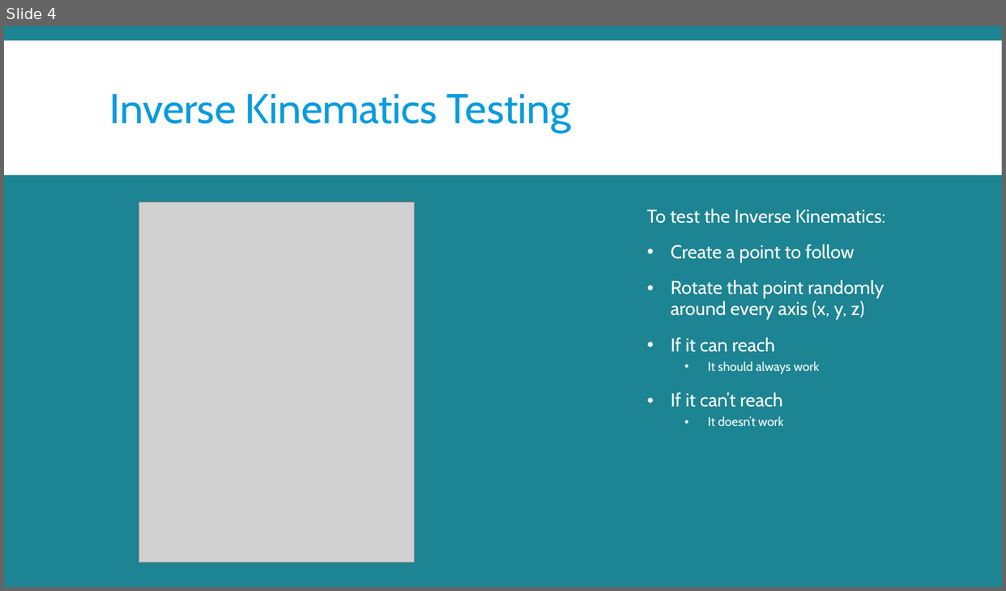
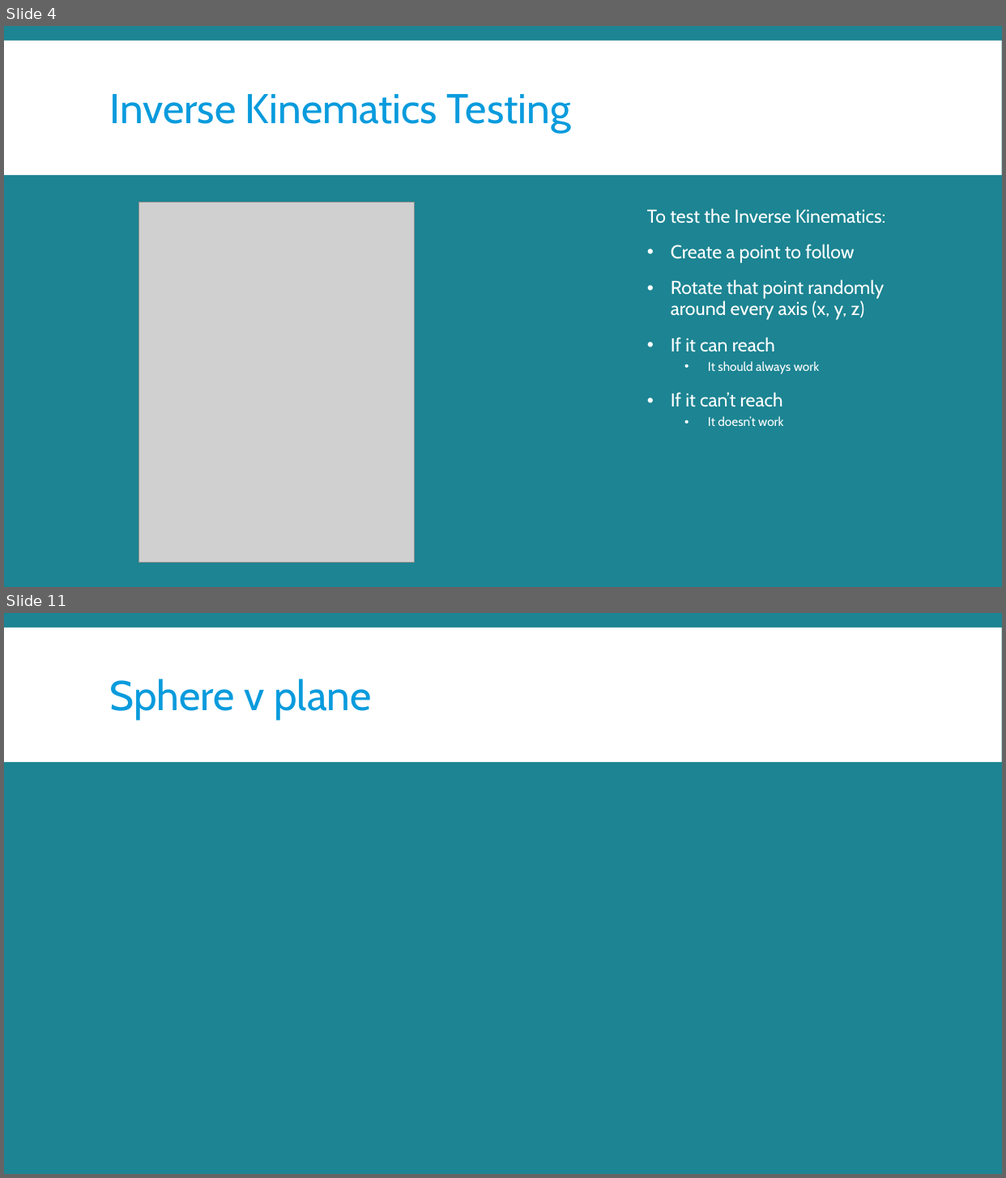
Before and after one commit to migiesmith/Physics-based-Animation-Coursework, a slide deck: Presentation/Inverse Kinematics and Particles.pptx. Shown one above the other, each under a label of ours: slide 4 before the commit, slides 4 and 11 after it; the slides between them are not shown. The pictures are 1006x591 and 1006x1178 pixels, drawn with LibreOffice and Linux fonts; fonts in the diff are those of the drawing; grey boxes stand for pictures. Boxes give left, top, right and bottom in pixels: in the first picture for what was removed or moved away, otherwise in the second. Text is boxed around its words. In the diff, an @@ line names an element or a change of style, - is before the commit and + after.

```diff
--- a/Presentation/Inverse Kinematics and Particles.pptx
+++ b/Presentation/Inverse Kinematics and Particles.pptx
@@ slide 11 added at <box>4,613,1002,1174</box>, background #1C8492; not listed: 1 template element that a slide beside it also shows @@
@@ title added at <box>110,679,371,719</box>, 40 pt, text #099BDD @@
+Sphere v plane
```
Also in this commit, not shown: 10 other slides added, 1 other file.
